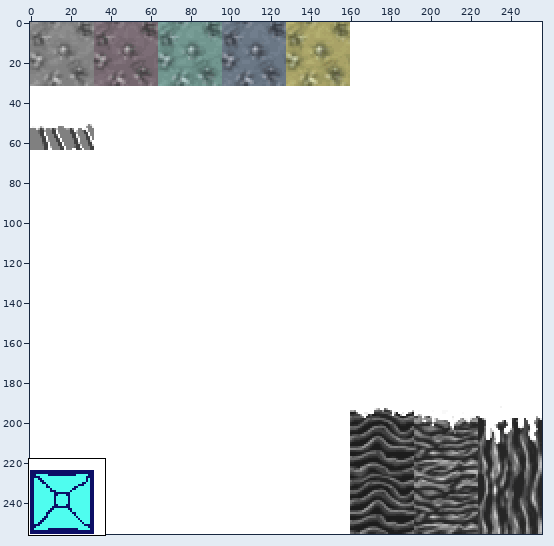
Edited in one commit: sprite sheet (netclient/media/sprites/terrain/corpusc.png). Above: a wide view before the commit, with the close-up outlined.
Close-up. Old version:
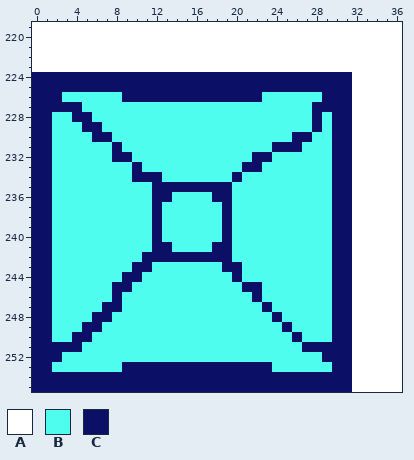
The file is 256x256 pixels. Colours within 5 levels of each other are drawn and written as one. Shown: x 0..36, y 219..255.
Palette (. is transparent): A #ffffff  B #4ffdef  C #0c0f66
Pixels before, first column x 0:
219 AAAAAAAAAAAAAAAAAAAAAAAAAAAAAAAAAAAAA
220 AAAAAAAAAAAAAAAAAAAAAAAAAAAAAAAAAAAAA
221 AAAAAAAAAAAAAAAAAAAAAAAAAAAAAAAAAAAAA
222 AAAAAAAAAAAAAAAAAAAAAAAAAAAAAAAAAAAAA
223 AAAAAAAAAAAAAAAAAAAAAAAAAAAAAAAAAAAAA
224 CCCCCCCCCCCCCCCCCCCCCCCCCCCCCCCCAAAAA
225 CCCCCCCCCCCCCCCCCCCCCCCCCCCCCCCCAAAAA
226 CCCBBBBBBCCCCCCCCCCCCCCBBBBBBCCCAAAAA
227 CCCCCBBBBBBBBBBBBBBBBBBBBBBBCCCCAAAAA
228 CCBBCCBBBBBBBBBBBBBBBBBBBBBBCBCCAAAAA
229 CCBBBCCBBBBBBBBBBBBBBBBBBBBBCBCCAAAAA
230 CCBBBBCCBBBBBBBBBBBBBBBBBBCCBBCCAAAAA
231 CCBBBBBBCBBBBBBBBBBBBBBBCCCBBBCCAAAAA
232 CCBBBBBBCCBBBBBBBBBBBBCCBBBBBBCCAAAAA
233 CCBBBBBBBBCBBBBBBBBBBCCBBBBBBBCCAAAAA
234 CCBBBBBBBBCCCBBBBBBBCBBBBBBBBBCCAAAAA
235 CCBBBBBBBBBBCCCCCCCCBBBBBBBBBBCCAAAAA
236 CCBBBBBBBBBBCCBBBBCCBBBBBBBBBBCCAAAAA
237 CCBBBBBBBBBBCBBBBBBCBBBBBBBBBBCCAAAAA
238 CCBBBBBBBBBBCBBBBBBCBBBBBBBBBBCCAAAAA
239 CCBBBBBBBBBBCBBBBBBCBBBBBBBBBBCCAAAAA
240 CCBBBBBBBBBBCBBBBBBCBBBBBBBBBBCCAAAAA
241 CCBBBBBBBBBBCCBBBBCCBBBBBBBBBBCCAAAAA
242 CCBBBBBBBBBCCCCCCCCCBBBBBBBBBBCCAAAAA
243 CCBBBBBBBBCCBBBBBBBCCBBBBBBBBBCCAAAAA
244 CCBBBBBBBCCBBBBBBBBBCBBBBBBBBBCCAAAAA
245 CCBBBBBBCCBBBBBBBBBBBCCBBBBBBBCCAAAAA
246 CCBBBBBBCBBBBBBBBBBBBBCBBBBBBBCCAAAAA
247 CCBBBBBCCBBBBBBBBBBBBBBCBBBBBBCCAAAAA
248 CCBBBBCCBBBBBBBBBBBBBBBBCBBBBBCCAAAAA
249 CCBBBCCBBBBBBBBBBBBBBBBBBCBBBBCCAAAAA
250 CCBBCCBBBBBBBBBBBBBBBBBBBBCBBBCCAAAAA
251 CCCCCBBBBBBBBBBBBBBBBBBBBBBCCCCCAAAAA
252 CCCBBBBBBBBBBBBBBBBBBBBBBBBBBCCCAAAAA
253 CCBBBBBBBCCCCCCCCCCCCCCCBBBBBBCCAAAAA
254 CCCCCCCCCCCCCCCCCCCCCCCCCCCCCCCCAAAAA
255 CCCCCCCCCCCCCCCCCCCCCCCCCCCCCCCCAAAAA
After the commit:
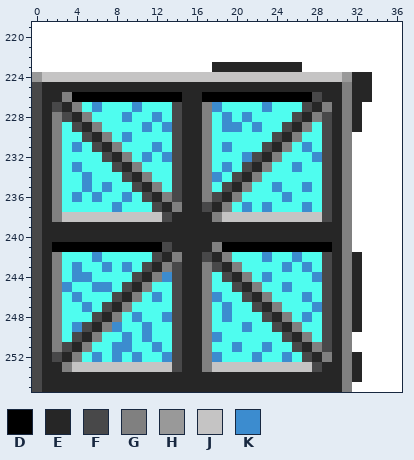
Colours new in this view: D #000000  E #262626  F #484849  G #808080  H #999999  J #c5c4c4  K #3c8ccf
What changed:
Changed rows in their new state; - is an unchanged pixel.
first column x 0:
223 ------------------EEEEEEEEE-------
224 HJJJJJJJJJJJJJJJJJJJJJJJJJJJJJJHEE
225 FEEEEEEEEEEEEEEEEEEEEEEEEEEEEEEGEE
226 FEEGDDDDDDDDDDDEEDDDDDDDDDDDFEEGEE
227 FEFEG-K---K---FEEGK----K---FEGEGE-
228 FEGFEG---K--K-FEEG-K-K----FEGFEGE-
229 FEG-FEG----K-KFEEG-KK-K--FEGBFEGE-
230 FEG--FEG-K----FEEG------FEGB-FEG--
231 FEG-K-FEG---K-FEEG-K---FEGBK-FEG--
232 FEG----FEG-K-KFEEG---KFEG---KFEG--
233 FEG-K---FEG---FEEG-K-FEG--K--FEG--
234 FEG--K---FEGB-FEEGK-FEG------FEG--
235 FEG--K-K--FEGBFEEGBFEG--K--K-FEG--
236 FEG-K-K--K-FEGFEEGFEG----K---FEG--
237 FEG-----K---FEGEEFEG-K-K---K-FEG--
238 FEGJJJJJJJJJJFEEEEGJJJJJJJJJJFEG--
239 FEEEEEEEEEEEEEEEEEEEEEEEEEEEEEEG--
240 FEEEEEEEEEEEEEEEEEEEEEEEEEEEEEEG--
241 FEDDDDDDDDDDDFEEEEGDDDDDDDDDDDEG--
242 FEG---K----BFEGEEFEG---K--K--FEGE-
243 FEG-K--K-KBFEGFEEGFEG----K-K-FEGE-
244 FEG-KK---BFEGKFEEG-FEG-K----KFEGE-
245 FEGK--KKBFEG--FEEG--FEG--K---FEGE-
246 FEG-K---FEG-K-FEEGK--FEG---K-FEGE-
247 FEG--K-FEG----FEEG-K--FEG---KFEGE-
248 FEG---FEG-K--KFEEG-K---FEG-K-FEGE-
249 FEG-KFEGK--K--FEEG---K--FEG--FEGE-
250 FEG-FEG--K-K--FEEGK------FEG-FEG--
251 FEGFEG--KK--K-FEEG--K--K--FEGFEG--
252 FEFEG-K-K-K--KFEEGK---K--K-FEGEGE-
253 FEEGJJJJJJJJJJFEEGJJJJJJJJJJFEEGE-
254 FEEEEEEEEEEEEEEEEEEEEEEEEEEEEEEGE-
255 FEEEEEEEEEEEEEEEEEEEEEEEEEEEEEEG--
Changed places in both close-ups, as pixel boxes (x1, y1, x2, y2):
changed: (32, 62, 372, 392)
